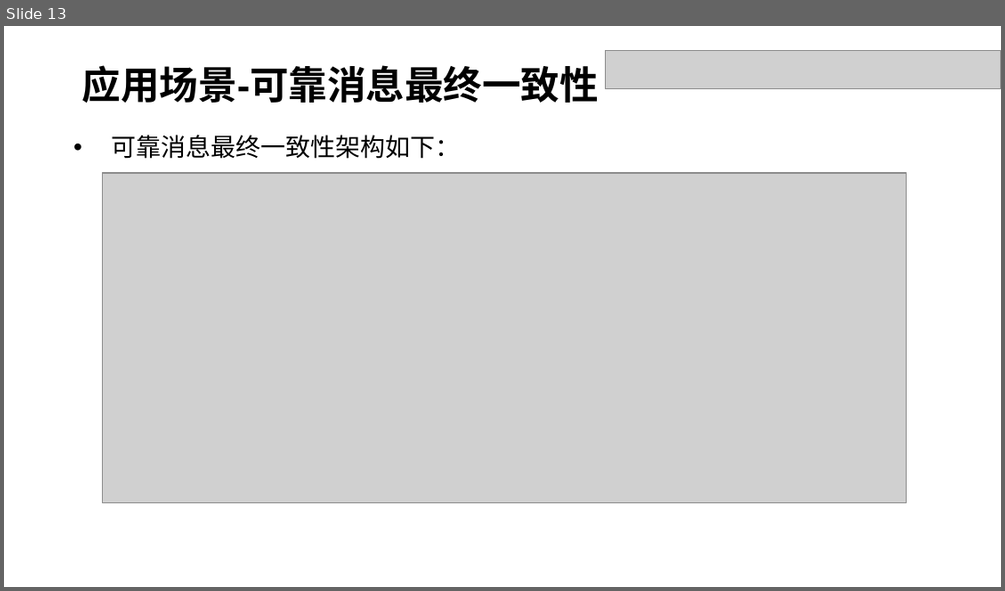
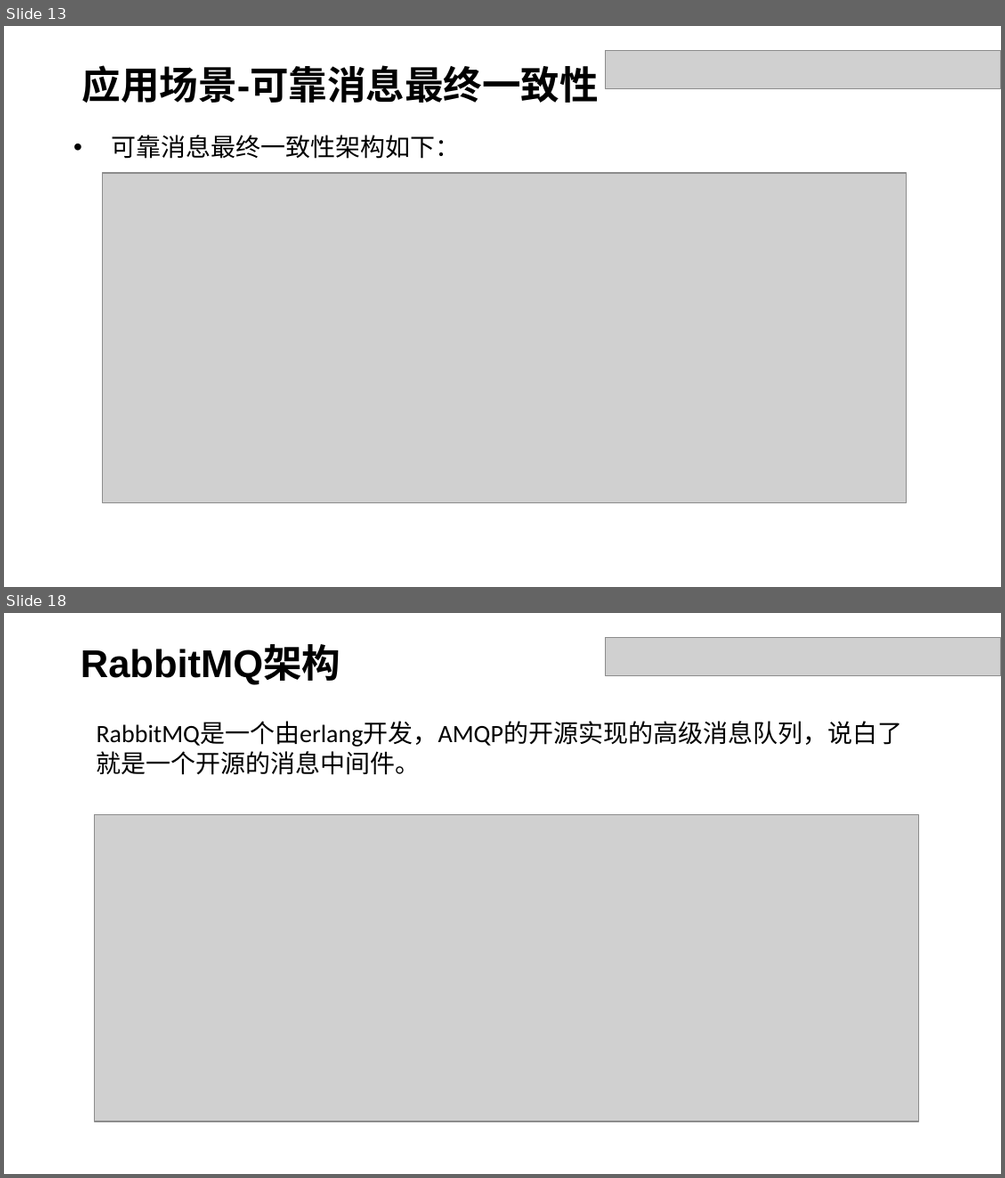
Before and after one commit to dxh122685692/doc, a slide deck: 分享.pptx. Shown one above the other, each under a label of ours: slide 13 before the commit, slides 13 and 18 after it; the slides between them are not shown. The pictures are 1005x591 and 1005x1178 pixels, drawn with LibreOffice and Linux fonts; fonts in the diff are those of the drawing; grey boxes stand for pictures. Boxes give left, top, right and bottom in pixels: in the first picture for what was removed or moved away, otherwise in the second. Text is boxed around its words. In the diff, an @@ line names an element or a change of style, - is before the commit and + after.

```diff
--- a/分享.pptx
+++ b/分享.pptx
@@ slide 18 added at (4, 613, 1001, 1174), background #FFFFFF @@
@@ picture added at (605, 638, 1001, 676) @@
@@ text added at (81, 647, 340, 685), 28 pt, text #000000, bold @@
+RabbitMQ架构
@@ text added at (97, 722, 903, 775), 18 pt, text #000000 @@
+RabbitMQ是一个由erlang开发，AMQP的开源实现的高级消息队列，说白了就是一个开源的消息中间件。
@@ picture added at (95, 815, 919, 1121) @@
```
Also in this commit, not shown: 4 slides changed, 3 other slides added, 6 slides removed.
